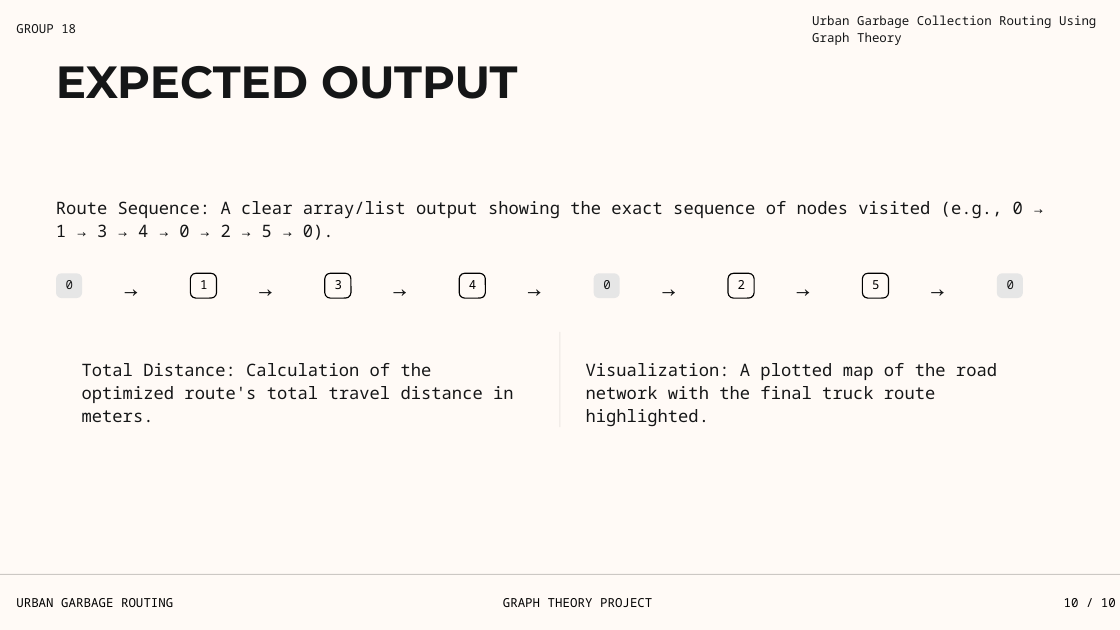
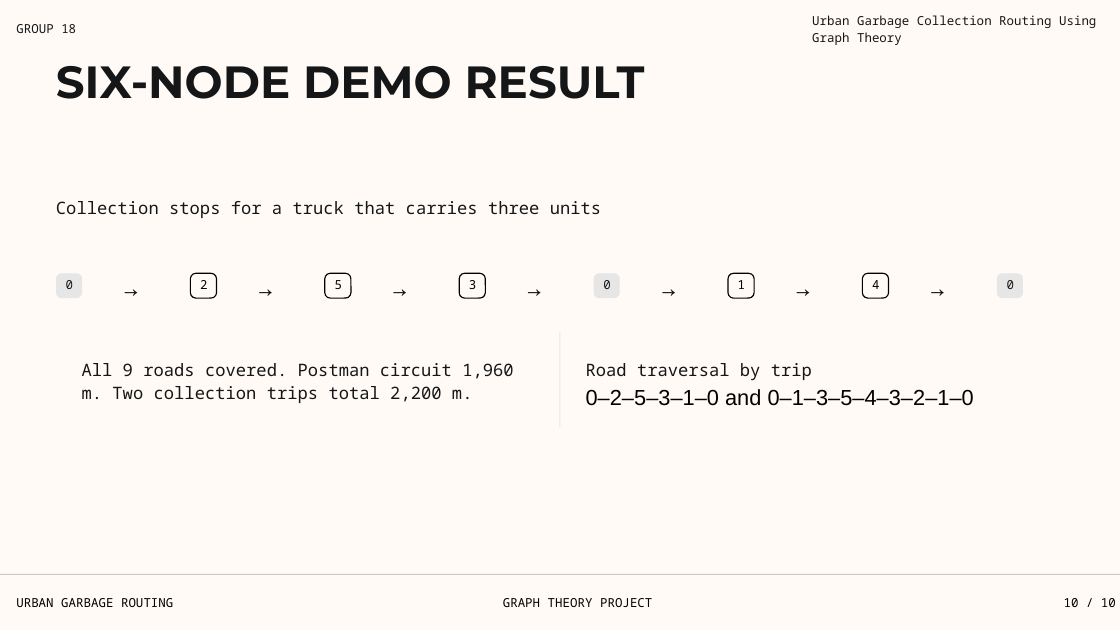
Before and after one commit to kapilupadh/Urban_Garbage_Collection_Routing, a slide deck: slide 10 of Data/Urban Garbage Collection GT.pptx. Drawn at 1120x630 pixels with LibreOffice and Linux fonts; fonts in the diff are those of the drawing; background and template pictures are left out. Boxes give left, top, right and bottom in pixels: in the first picture for what was removed or moved away, otherwise in the second. Text is boxed around its words. In the diff, an @@ line names an element or a change of style, - is before the commit and + after.

Commit message:
Implemented Chinese Postman routing and update dashboard

```diff
--- a/Data/Urban Garbage Collection GT.pptx
+++ b/Data/Urban Garbage Collection GT.pptx
@@ text at (56, 66, 645, 99): text changed @@
-EXPECTED OUTPUT
+SIX-NODE DEMO RESULT
@@ text at (56, 201, 601, 218): text changed @@
-Route Sequence: A clear array/list output showing the exact sequence of nodes visited (e.g., 0 → 1 → 3 → 4 → 0 → 2 → 5 → 0).
+Collection stops for a truck that carries three units
@@ text at (200, 280, 207, 289): text changed @@
-1
+2
@@ text "3": place and size @@
-text "3" at (335, 280, 342, 289)
+text "3" at (469, 280, 476, 289)
@@ text removed at (469, 280, 476, 289) @@
-4
@@ text at (738, 280, 745, 289): text changed @@
-2
+1
@@ text at (872, 280, 879, 289): text changed @@
-5
+4
@@ text at (82, 363, 513, 403): text changed @@
-Total Distance: Calculation of the optimized route's total travel distance in meters.
+All 9 roads covered. Postman circuit 1,960 m. Two collection trips total 2,200 m.
@@ text at (586, 363, 974, 406): text changed; size 11 to 14 pt; font Noto Sans Mono to Arial; text colour #151617 to #000000 @@
-Visualization: A plotted map of the road network with the final truck route highlighted.
+Road traversal by trip
+0–2–5–3–1–0 and 0–1–3–5–4–3–2–1–0
```
Also in this commit, not shown: 9 other slides changed, 28 other files.
